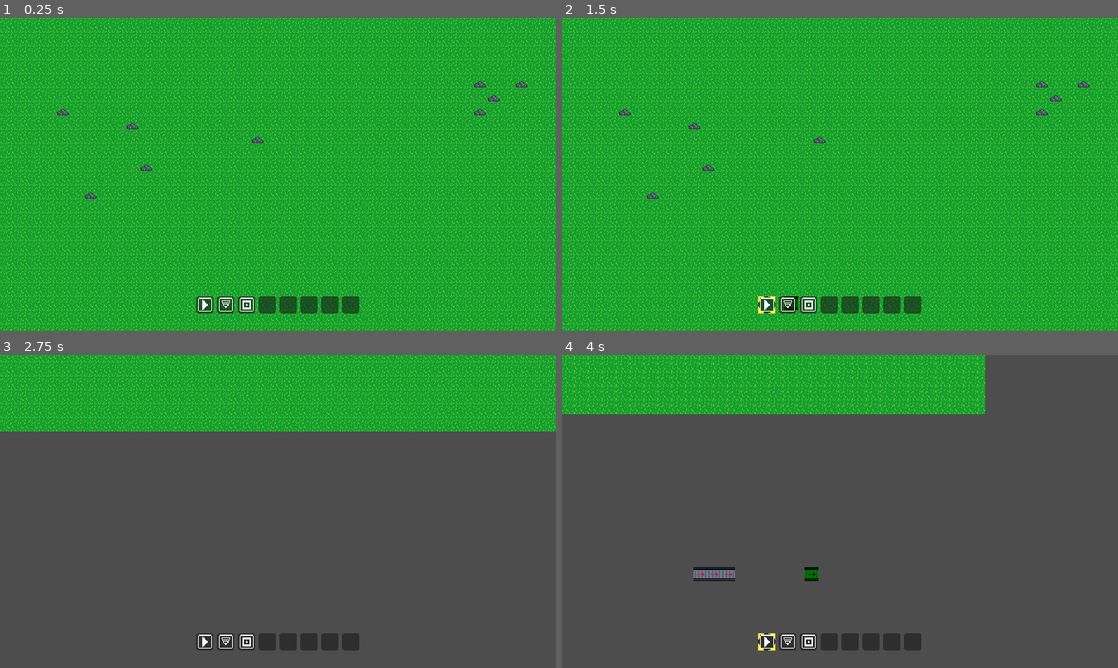
Above: before the commit, frames 1-4 (two rows, left to right).
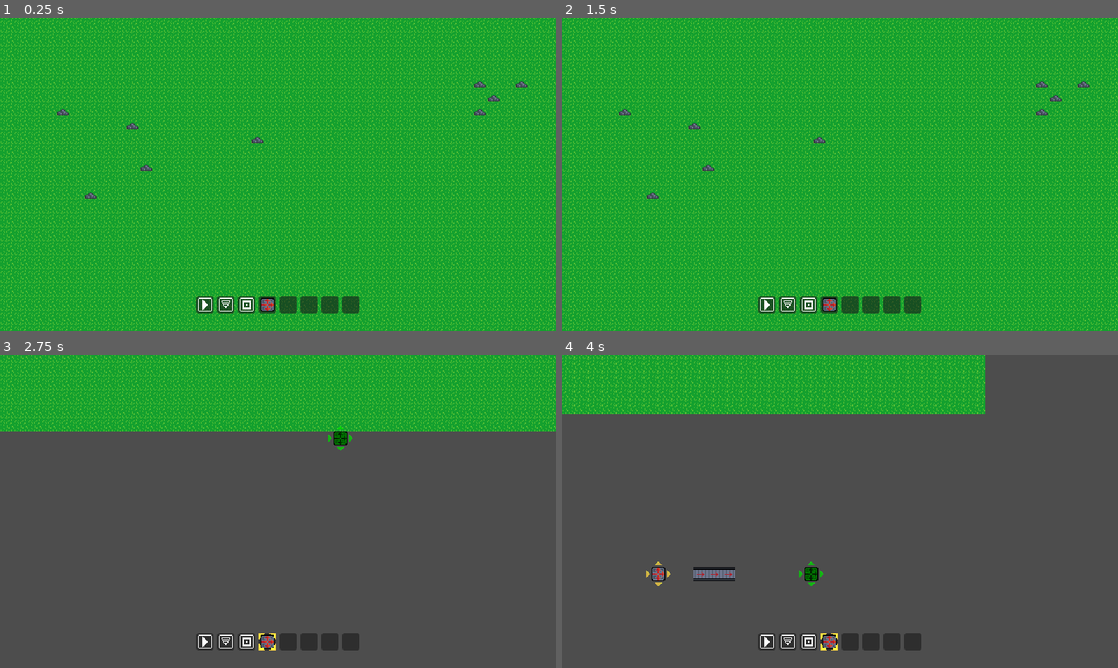
Above: after the commit, the same moments.

Repository: Riudin/Unnamed-Factory-Game
Game: Godot game, scene res://Scenes/main.tscn
Two runs of this game, one before a commit and one after it. Both use one fixed random seed, a clock stepped at 60 frames per second and the inputs below.
Inputs (mouse positions are in pixels of both pictures, inside the frame that each line leads up to):
- Up to frame 1 (0.25 s): no input
- Up to frame 2 (1.5 s): tap Enter at 0.5 s; move the mouse to (767, 305) at 0.52 s; hold R (rotate_right) 0.53-1.28 s; hold 1 (one) 0.53-1.28 s; click (767, 305) at 0.67 s; tap 4 (four, bound only after the commit) at 0.8, 1.35 s; tap Space at 1.25 s; move the mouse to (789, 305) at 1.27 s; click (789, 305) at 1.42 s
- Up to frame 3 (2.75 s): tap 1 (one) at 1.55 s; tap Enter at 2 s; move the mouse to (333, 442) at 2.02 s; hold R (rotate_right) from 2.03 s (still down); hold S (camera_down) from 2.03 s (still down); tap 4 (four, bound only after the commit) at 2.3 s
- Up to frame 4 (4 s): move the mouse to (812, 574) at 2.77 s; release S (camera_down) at 2.78 s; tap A (camera_left) at 2.85 s; click (812, 574) at 2.92 s; tap 1 (one) at 3.05 s; tap Space at 3.5 s; move the mouse to (812, 574) at 3.52 s; release R (rotate_right) at 3.53 s; hold D (camera_right) from 3.53 s (still down); click (812, 574) at 3.67 s; tap 4 (four, bound only after the commit) at 3.8 s

The runs differ from the first frame. In frame 1, 0.1% of the frame differs, in the area x 46-50%, y 89-94%; in frame 2, 0.2%; in frame 3, 0.3%; in frame 4, 0.4%, in the area x 15-50%, y 66-95%.

Commit message:
Started implementing splitter

Diff:
--- a/Objects/Scenes/Buildings/conveyor_belt.tscn
+++ b/Objects/Scenes/Buildings/conveyor_belt.tscn
@@ -1,7 +1,7 @@
 [gd_scene load_steps=35 format=3 uid="uid://dw7e7e6dd5jja"]
 
 [ext_resource type="Script" uid="uid://pmcyggcnlgu6" path="res://Objects/Scripts/Buildings/conveyor_belt.gd" id="1_juhao"]
-[ext_resource type="Texture2D" uid="uid://b08qhr368lx3e" path="res://Assets/Textures/belt_sheet2.png" id="2_vcmkp"]
+[ext_resource type="Texture2D" uid="uid://b08qhr368lx3e" path="res://Assets/Textures/Buildings/belt_sheet2.png" id="2_vcmkp"]
 [ext_resource type="PackedScene" uid="uid://dpias8oq1vqm7" path="res://Util/Components/selection_highlight.tscn" id="3_17qva"]
 
 [sub_resource type="Animation" id="Animation_17qva"]
--- a/Objects/Scenes/Buildings/giver.tscn
+++ b/Objects/Scenes/Buildings/giver.tscn
@@ -2,7 +2,7 @@
 
 [ext_resource type="Script" uid="uid://b0pcek6usjqqx" path="res://Objects/Scripts/Buildings/giver.gd" id="1_e1tjb"]
 [ext_resource type="Resource" uid="uid://31tj0me2pjdk" path="res://Resources/Items/stone.tres" id="2_2q2vu"]
-[ext_resource type="Texture2D" uid="uid://lr20anc2mgh0" path="res://Assets/Textures/giver_icon.png" id="2_j747n"]
+[ext_resource type="Texture2D" uid="uid://lr20anc2mgh0" path="res://Assets/Textures/Buildings/Icons/giver_icon.png" id="2_j747n"]
 [ext_resource type="PackedScene" uid="uid://dpias8oq1vqm7" path="res://Util/Components/selection_highlight.tscn" id="5_2q2vu"]
 [ext_resource type="PackedScene" uid="uid://bpf25gn57jbv7" path="res://Util/Components/output_marker.tscn" id="6_urie8"]
 
--- /dev/null
+++ b/Objects/Scenes/Buildings/splitter.tscn
@@ -0,0 +1,26 @@
+[gd_scene load_steps=6 format=3 uid="uid://bwluh2uwachkx"]
+
+[ext_resource type="Script" uid="uid://d18is72j6f0qg" path="res://Objects/Scripts/Buildings/splitter.gd" id="1_ibx2m"]
+[ext_resource type="Texture2D" uid="uid://8fxx82kb7ygj" path="res://Assets/Textures/Buildings/splitter.png" id="2_vk2ss"]
+[ext_resource type="PackedScene" uid="uid://dpias8oq1vqm7" path="res://Util/Components/selection_highlight.tscn" id="3_akcum"]
+[ext_resource type="PackedScene" uid="uid://bpf25gn57jbv7" path="res://Util/Components/output_marker.tscn" id="4_akcum"]
+[ext_resource type="PackedScene" uid="uid://k3vviks52nrf" path="res://Util/Components/input_marker.tscn" id="5_nojl4"]
+
+[node name="Splitter" type="Node2D" node_paths=PackedStringArray("selection_highlight")]
+script = ExtResource("1_ibx2m")
+selection_highlight = NodePath("SelectionHighlight")
+
+[node name="Sprite2D" type="Sprite2D" parent="."]
+texture = ExtResource("2_vk2ss")
+
+[node name="SelectionHighlight" parent="." instance=ExtResource("3_akcum")]
+
+[node name="OutputMarker" parent="SelectionHighlight" instance=ExtResource("4_akcum")]
+
+[node name="OutputMarker2" parent="SelectionHighlight" instance=ExtResource("4_akcum")]
+rotation = -1.5707964
+
+[node name="OutputMarker3" parent="SelectionHighlight" instance=ExtResource("4_akcum")]
+rotation = 1.5707964
+
+[node name="InputMarker" parent="SelectionHighlight" instance=ExtResource("5_nojl4")]
--- a/Objects/Scenes/Buildings/trash.tscn
+++ b/Objects/Scenes/Buildings/trash.tscn
@@ -1,7 +1,7 @@
 [gd_scene load_steps=4 format=3 uid="uid://cwkfo7h8kvmwm"]
 
 [ext_resource type="Script" uid="uid://cv35ws1qecsn" path="res://Objects/Scripts/Buildings/trash.gd" id="1_oof3i"]
-[ext_resource type="Texture2D" uid="uid://cqgfne5vyws2v" path="res://Assets/Textures/trash_icon.png" id="2_208qj"]
+[ext_resource type="Texture2D" uid="uid://cqgfne5vyws2v" path="res://Assets/Textures/Buildings/Icons/trash_icon.png" id="2_208qj"]
 [ext_resource type="PackedScene" uid="uid://dpias8oq1vqm7" path="res://Util/Components/selection_highlight.tscn" id="3_57tof"]
 
 [node name="Trash" type="Node2D" node_paths=PackedStringArray("selection_highlight")]
--- a/Objects/Scripts/Buildings/conveyor_belt.gd
+++ b/Objects/Scripts/Buildings/conveyor_belt.gd
@@ -158,6 +158,7 @@
 			if output_inv.items.size() > 0:
 				# Get first item (FIFO)
 				var item_id = output_inv.items.keys()[0]
+				print(item_id)
 
 				# Get ItemData from the building
 				var item_data: ItemData = null
--- /dev/null
+++ b/Objects/Scripts/Buildings/splitter.gd
@@ -0,0 +1,100 @@
+class_name Splitter
+extends Building
+
+
+var output_inventory: Inventory = Inventory.new(): get = get_output_inventory
+
+
+func _init() -> void:
+	setup_output_ports() # must be in init() because we need the output ports to apply rotation in super class before this node is ready
+
+
+func _ready():
+	super._ready()
+	TickManager.tick.connect(_on_tick)
+
+	setup_input_ports()
+
+
+func setup_input_ports() -> void:
+	input_ports.clear()
+
+	# Splitter always has one input port that defaults to left
+	var input_port = Port.new()
+	input_port.port_type = Port.PortType.INPUT
+	input_port.local_dir = Vector2.LEFT
+	input_ports.append(input_port)
+
+
+func update_ports() -> void:
+	setup_input_ports()
+
+
+func setup_output_ports() -> void:
+	# Splitter always has 3 output ports that default to up right and down
+	var output_directions: Array[Vector2i] = [Vector2i.RIGHT, Vector2i.UP, Vector2i.DOWN]
+
+	for dir in output_directions:
+		var output_port = Port.new()
+		output_port.port_type = Port.PortType.OUTPUT
+		output_port.local_dir = dir
+		output_ports.append(output_port)
+
+
+func _on_tick():
+	if self.is_preview:
+		return
+
+	fetch_inputs()
+
+
+func fetch_inputs():
+	if not can_accept_item():
+		return
+
+	var building: Node2D = GridRegistry.get_building(tile_coordinates + input_ports[0].local_dir)
+	if building is Building and building.has_method("get_output_inventory"):
+		var output_inv = building.get_output_inventory()
+		if output_inv.items.size() > 0:
+			# Get first item (FIFO)
+			var item = output_inv.items.keys()[0]
+
+			# add item to own inventory
+			output_inventory.add(item, 1)
+
+			# remove from other building's inventory
+			output_inv.remove(item, 1)
+
+	elif building is ConveyorBelt:
+		if building.item_inventory.is_empty():
+			return
+		elif building.item_inventory[0].progress < 1.0:
+			return
+		else:
+			var item: ItemInstance = building.item_inventory[0]
+
+			# add item to own inventory
+			output_inventory.add(item.item_data.id, 1)
+
+			# remove item from inventory of the other belt
+			building.item_inventory.remove_at(0)
+
+
+func can_accept_item() -> bool:
+	if output_inventory.items.size() == 1: # TODO: check why this works and if its the correct way
+		return false
+
+	return true
+
+
+## For other buildings and conveyor belts to get access to this inventory
+func get_output_inventory():
+	return output_inventory
+
+
+## For other buildings and conveyor belts to get access of the item data of the item that is produced
+# func get_item_data(item_id: String) -> ItemData:
+# 	# Return the item data if it matches what this giver produces
+# 	if produced_item and produced_item.id == item_id:
+# 		return produced_item
+# 	return null
--- a/Objects/Scripts/Buildings/trash.gd
+++ b/Objects/Scripts/Buildings/trash.gd
@@ -5,6 +5,7 @@
 var current_input_index: int = 0 # for round-robin input prioritization
 var output_inventory: Inventory = Inventory.new(): get = get_output_inventory
 var max_stacksize: int = 999
+
 
 func _ready():
 	super._ready()
@@ -43,10 +44,12 @@
 		return
 
 	fetch_inputs()
-	print(output_inventory.items)
 
 
 func fetch_inputs():
+	if not can_accept_item():
+		return
+
 	# Try inputs in round-robin fashion
 	var num_inputs = input_ports.size()
 	for i in range(num_inputs):
@@ -83,6 +86,10 @@
 				building.item_inventory.remove_at(0)
 
 
+func can_accept_item() -> bool:
+	return true
+
+
 ## For other buildings and conveyor belts to get access to this inventory
 func get_output_inventory():
 	return output_inventory
--- a/Resources/Items/stone.tres
+++ b/Resources/Items/stone.tres
@@ -1,6 +1,6 @@
 [gd_resource type="Resource" script_class="ItemData" load_steps=3 format=3 uid="uid://31tj0me2pjdk"]
 
-[ext_resource type="Texture2D" uid="uid://6444wp5nribx" path="res://Assets/Textures/stone.png" id="1_iovnn"]
+[ext_resource type="Texture2D" uid="uid://6444wp5nribx" path="res://Assets/Textures/Items/stone.png" id="1_iovnn"]
 [ext_resource type="Script" uid="uid://dy5gjrlslxq4v" path="res://Util/Items/item_data.gd" id="2_ws5bn"]
 
 [resource]
--- a/Scenes/main.tscn
+++ b/Scenes/main.tscn
@@ -5,7 +5,7 @@
 [ext_resource type="Script" uid="uid://8b780ht7r4sa" path="res://Scenes/tile_map.gd" id="2_d1ilt"]
 [ext_resource type="PackedScene" uid="uid://0ju4rdgwo8aw" path="res://Util/Components/camera_controller.tscn" id="5_d1ilt"]
 [ext_resource type="Script" uid="uid://dit3knmrajdww" path="res://UI/Scripts/tool_bar.gd" id="7_d1ilt"]
-[ext_resource type="Texture2D" uid="uid://bsihwq5qh57i8" path="res://Assets/Textures/selection_highlight.png" id="8_hptm8"]
+[ext_resource type="Texture2D" uid="uid://bsihwq5qh57i8" path="res://Assets/Textures/UI/selection_highlight.png" id="8_hptm8"]
 [ext_resource type="Script" uid="uid://ear64kri732a" path="res://UI/Scripts/slot.gd" id="9_d1ilt"]
 
 [sub_resource type="TileSetAtlasSource" id="TileSetAtlasSource_jjgbg"]
@@ -25,15 +25,15 @@
 
 [node name="Main" type="Node2D"]
 
-[node name="GameManager" type="Node" parent="."]
-
-[node name="BuildingMagager" type="Node" parent="GameManager"]
-
-[node name="InputManager" type="Node" parent="GameManager"]
-
-[node name="ResourceManager" type="Node" parent="GameManager"]
-
-[node name="UpgradeManager" type="Node" parent="GameManager"]
+[node name="GameManager(notUsed)" type="Node" parent="."]
+
+[node name="BuildingMagager" type="Node" parent="GameManager(notUsed)"]
+
+[node name="InputManager" type="Node" parent="GameManager(notUsed)"]
+
+[node name="ResourceManager" type="Node" parent="GameManager(notUsed)"]
+
+[node name="UpgradeManager" type="Node" parent="GameManager(notUsed)"]
 
 [node name="TileMap" type="Node2D" parent="." node_paths=PackedStringArray("tilemap_ground_layer")]
 script = ExtResource("2_d1ilt")
--- a/UI/Scripts/slot.gd
+++ b/UI/Scripts/slot.gd
@@ -21,7 +21,7 @@
 func set_building(building_key: String) -> void:
 	# Set which building this slot stores and update the display
 	if building_key not in Constants.BUILDING_SCENE_PATH and building_key != "":
-		push_error("Building key '%s' not found in BuildingHandler" % building_key)
+		push_error("Building key '%s' not found in global constants" % building_key)
 		return
 
 	stored_building_key = building_key
--- a/UI/Scripts/tool_bar.gd
+++ b/UI/Scripts/tool_bar.gd
@@ -13,6 +13,7 @@
 	slot1.set_building("conveyor_belt")
 	slot2.set_building("giver")
 	slot3.set_building("trash")
+	slot4.set_building("splitter")
 
 
 ''' OLD
--- a/Util/Archive/depr_conveyor.tscn
+++ b/Util/Archive/depr_conveyor.tscn
@@ -1,7 +1,7 @@
 [gd_scene load_steps=6 format=3 uid="uid://7g0jd1xmxtkh"]
 
 [ext_resource type="Script" uid="uid://pmcyggcnlgu6" path="res://Objects/Scripts/Buildings/conveyor_belt.gd" id="1_yuq6p"]
-[ext_resource type="Texture2D" uid="uid://df8sk510i6tvx" path="res://Assets/Textures/belt_sheet.png" id="2_pmvjt"]
+[ext_resource type="Texture2D" uid="uid://df8sk510i6tvx" path="res://Assets/Textures/Buildings/belt_sheet.png" id="2_pmvjt"]
 [ext_resource type="PackedScene" uid="uid://dbkcsy54dlucw" path="res://Util/Archive/depr_belt_detector.tscn" id="3_3k4q5"]
 [ext_resource type="PackedScene" uid="uid://dric6t2pd0p12" path="res://Util/Archive/depr_item_holder.tscn" id="4_8mcpg"]
 
--- a/Util/Archive/depr_giver.tscn
+++ b/Util/Archive/depr_giver.tscn
@@ -3,7 +3,7 @@
 [ext_resource type="Script" uid="uid://b0pcek6usjqqx" path="res://Objects/Scripts/Buildings/giver.gd" id="1_rwydo"]
 [ext_resource type="Resource" uid="uid://31tj0me2pjdk" path="res://Resources/Items/stone.tres" id="2_cfwvu"]
 [ext_resource type="PackedScene" uid="uid://bi36o2p0uyqpk" path="res://Objects/Scenes/Items/item_instance.tscn" id="3_sjr25"]
-[ext_resource type="Texture2D" uid="uid://lr20anc2mgh0" path="res://Assets/Textures/giver_icon.png" id="4_xbgwc"]
+[ext_resource type="Texture2D" uid="uid://lr20anc2mgh0" path="res://Assets/Textures/Buildings/Icons/giver_icon.png" id="4_xbgwc"]
 [ext_resource type="PackedScene" uid="uid://dbkcsy54dlucw" path="res://Util/Archive/depr_belt_detector.tscn" id="5_lniod"]
 
 [node name="Giver" type="Node2D"]
--- a/Util/Archive/depr_stone.tscn
+++ b/Util/Archive/depr_stone.tscn
@@ -1,6 +1,6 @@
 [gd_scene load_steps=2 format=3 uid="uid://ecnbnnlk3g36"]
 
-[ext_resource type="Texture2D" uid="uid://6444wp5nribx" path="res://Assets/Textures/stone.png" id="1_fk0pg"]
+[ext_resource type="Texture2D" uid="uid://6444wp5nribx" path="res://Assets/Textures/Items/stone.png" id="1_fk0pg"]
 
 [node name="Stone" type="Sprite2D"]
 z_index = 1
--- a/Util/Archive/depr_trash.tscn
+++ b/Util/Archive/depr_trash.tscn
@@ -1,7 +1,7 @@
 [gd_scene load_steps=5 format=3 uid="uid://4irg3opllce6"]
 
 [ext_resource type="Script" uid="uid://bth7wj3lu0k3a" path="res://Util/Archive/depr_trash.gd" id="1_ykujb"]
-[ext_resource type="Texture2D" uid="uid://cqgfne5vyws2v" path="res://Assets/Textures/trash_icon.png" id="2_c4671"]
+[ext_resource type="Texture2D" uid="uid://cqgfne5vyws2v" path="res://Assets/Textures/Buildings/Icons/trash_icon.png" id="2_c4671"]
 [ext_resource type="PackedScene" uid="uid://dric6t2pd0p12" path="res://Util/Archive/depr_item_holder.tscn" id="3_gmpa8"]
 
 [sub_resource type="RectangleShape2D" id="RectangleShape2D_tkt07"]
--- a/Util/Autoload/building_handler.gd
+++ b/Util/Autoload/building_handler.gd
@@ -46,6 +46,14 @@
 			rotation_count = 0
 			build_mode = true
 			update_preview()
+
+	elif event.is_action_pressed("four"):
+		if not build_mode or current_building_path != Constants.BUILDING_SCENE_PATH["splitter"]:
+			current_building_path = Constants.BUILDING_SCENE_PATH["splitter"]
+			rotation_count = 0
+			build_mode = true
+			update_preview()
+
 		else:
 			current_building_path = ""
 			build_mode = false
--- a/Util/Classes/constants.gd
+++ b/Util/Classes/constants.gd
@@ -5,13 +5,15 @@
 const BUILDING_SCENE_PATH: Dictionary = {
 	"conveyor_belt": "uid://dw7e7e6dd5jja",
 	"giver": "uid://bb2s8lb8uyaj1",
-	"trash": "uid://cwkfo7h8kvmwm"
+	"trash": "uid://cwkfo7h8kvmwm",
+	"splitter": "uid://bwluh2uwachkx"
 }
 
 const BUILDING_ICON_PATH: Dictionary = {
 	"conveyor_belt": "uid://btm840gw32y2y",
 	"giver": "uid://lr20anc2mgh0",
-	"trash": "uid://cqgfne5vyws2v"
+	"trash": "uid://cqgfne5vyws2v",
+	"splitter": "uid://sv3v7my4i2ph"
 }
 
 const OTHER_SCENE_PATH: Dictionary = {
--- /dev/null
+++ b/Util/Components/input_marker.tscn
@@ -0,0 +1,10 @@
+[gd_scene load_steps=2 format=3 uid="uid://k3vviks52nrf"]
+
+[ext_resource type="Texture2D" uid="uid://b22wriwpig3dm" path="res://Assets/Textures/UI/selection_highlight_arrow.png" id="1_lkcfi"]
+
+[node name="InputMarker" type="Marker2D"]
+
+[node name="DirectionArrow" type="Sprite2D" parent="."]
+self_modulate = Color(1, 1, 1, 0.75000006)
+position = Vector2(-8, 0)
+texture = ExtResource("1_lkcfi")
--- a/Util/Components/output_marker.tscn
+++ b/Util/Components/output_marker.tscn
@@ -1,6 +1,6 @@
 [gd_scene load_steps=2 format=3 uid="uid://bpf25gn57jbv7"]
 
-[ext_resource type="Texture2D" uid="uid://b22wriwpig3dm" path="res://Assets/Textures/selection_highlight_arrow.png" id="1_jj3ep"]
+[ext_resource type="Texture2D" uid="uid://b22wriwpig3dm" path="res://Assets/Textures/UI/selection_highlight_arrow.png" id="1_jj3ep"]
 
 [node name="OutputMarker" type="Marker2D"]
 
--- a/Util/Components/selection_highlight.tscn
+++ b/Util/Components/selection_highlight.tscn
@@ -1,7 +1,7 @@
 [gd_scene load_steps=4 format=3 uid="uid://dpias8oq1vqm7"]
 
 [ext_resource type="Script" uid="uid://c1us0eggbma00" path="res://Util/Components/selection_highlight.gd" id="1_8cpio"]
-[ext_resource type="Texture2D" uid="uid://bsihwq5qh57i8" path="res://Assets/Textures/selection_highlight.png" id="1_li2ul"]
+[ext_resource type="Texture2D" uid="uid://bsihwq5qh57i8" path="res://Assets/Textures/UI/selection_highlight.png" id="1_li2ul"]
 
 [sub_resource type="RectangleShape2D" id="RectangleShape2D_8cpio"]
 size = Vector2(16, 16)
--- a/project.godot
+++ b/project.godot
@@ -83,6 +83,31 @@
 "events": [Object(InputEventKey,"resource_local_to_scene":false,"resource_name":"","device":-1,"window_id":0,"alt_press …(191 unchanged characters)…
 ]
 }
+four={
+"deadzone": 0.2,
+"events": [Object(InputEventKey,"resource_local_to_scene":false,"resource_name":"","device":-1,"window_id":0,"alt_pressed":false,"shift_pressed":false,"ctrl_pressed":false,"meta_pressed":false,"pressed":false,"keycode":0,"physical_keycode":52,"key_label":0,"unicode":52,"location":0,"echo":false,"script":null)
+]
+}
+five={
+"deadzone": 0.2,
+"events": [Object(InputEventKey,"resource_local_to_scene":false,"resource_name":"","device":-1,"window_id":0,"alt_pressed":false,"shift_pressed":false,"ctrl_pressed":false,"meta_pressed":false,"pressed":false,"keycode":0,"physical_keycode":53,"key_label":0,"unicode":53,"location":0,"echo":false,"script":null)
+]
+}
+six={
+"deadzone": 0.2,
+"events": [Object(InputEventKey,"resource_local_to_scene":false,"resource_name":"","device":-1,"window_id":0,"alt_pressed":false,"shift_pressed":false,"ctrl_pressed":false,"meta_pressed":false,"pressed":false,"keycode":0,"physical_keycode":54,"key_label":0,"unicode":54,"location":0,"echo":false,"script":null)
+]
+}
+seven={
+"deadzone": 0.2,
+"events": [Object(InputEventKey,"resource_local_to_scene":false,"resource_name":"","device":-1,"window_id":0,"alt_pressed":false,"shift_pressed":false,"ctrl_pressed":false,"meta_pressed":false,"pressed":false,"keycode":0,"physical_keycode":55,"key_label":0,"unicode":55,"location":0,"echo":false,"script":null)
+]
+}
+eight={
+"deadzone": 0.2,
+"events": [Object(InputEventKey,"resource_local_to_scene":false,"resource_name":"","device":-1,"window_id":0,"alt_pressed":false,"shift_pressed":false,"ctrl_pressed":false,"meta_pressed":false,"pressed":false,"keycode":0,"physical_keycode":56,"key_label":0,"unicode":56,"location":0,"echo":false,"script":null)
+]
+}
 camera_left={
 "deadzone": 0.2,
 "events": [Object(InputEventKey,"resource_local_to_scene":false,"resource_name":"","device":-1,"window_id":0,"alt_press …(191 unchanged characters)…
Renamed: Assets/Textures/conveyor_belt_icon.png -> Assets/Textures/Buildings/Icons/conveyor_belt_icon.png
Not shown, changed: Assets/Textures/Buildings/Icons/conveyor_belt_icon.png.import
Renamed: Assets/Textures/giver_icon.png -> Assets/Textures/Buildings/Icons/giver_icon.png
Not shown, changed: Assets/Textures/Buildings/Icons/giver_icon.png.import
Binary file added: Assets/Textures/Buildings/Icons/splitter_icon.png
Not shown, changed: Assets/Textures/Buildings/Icons/splitter_icon.png.import
Renamed: Assets/Textures/trash_icon.png -> Assets/Textures/Buildings/Icons/trash_icon.png
Not shown, changed: Assets/Textures/Buildings/Icons/trash_icon.png.import
Renamed: Assets/Textures/belt_sheet.png -> Assets/Textures/Buildings/belt_sheet.png
Not shown, added: Assets/Textures/Buildings/belt_sheet.png.import
Renamed: Assets/Textures/belt_sheet2.png -> Assets/Textures/Buildings/belt_sheet2.png
Not shown, added: Assets/Textures/Buildings/belt_sheet2.png.import
(and 24 more such lines)
